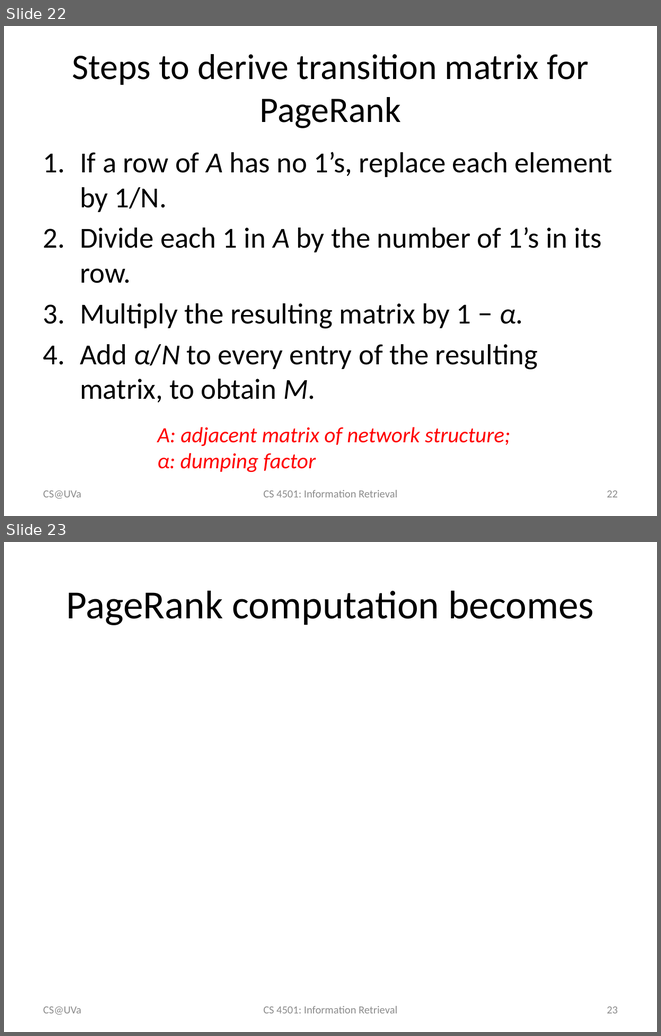
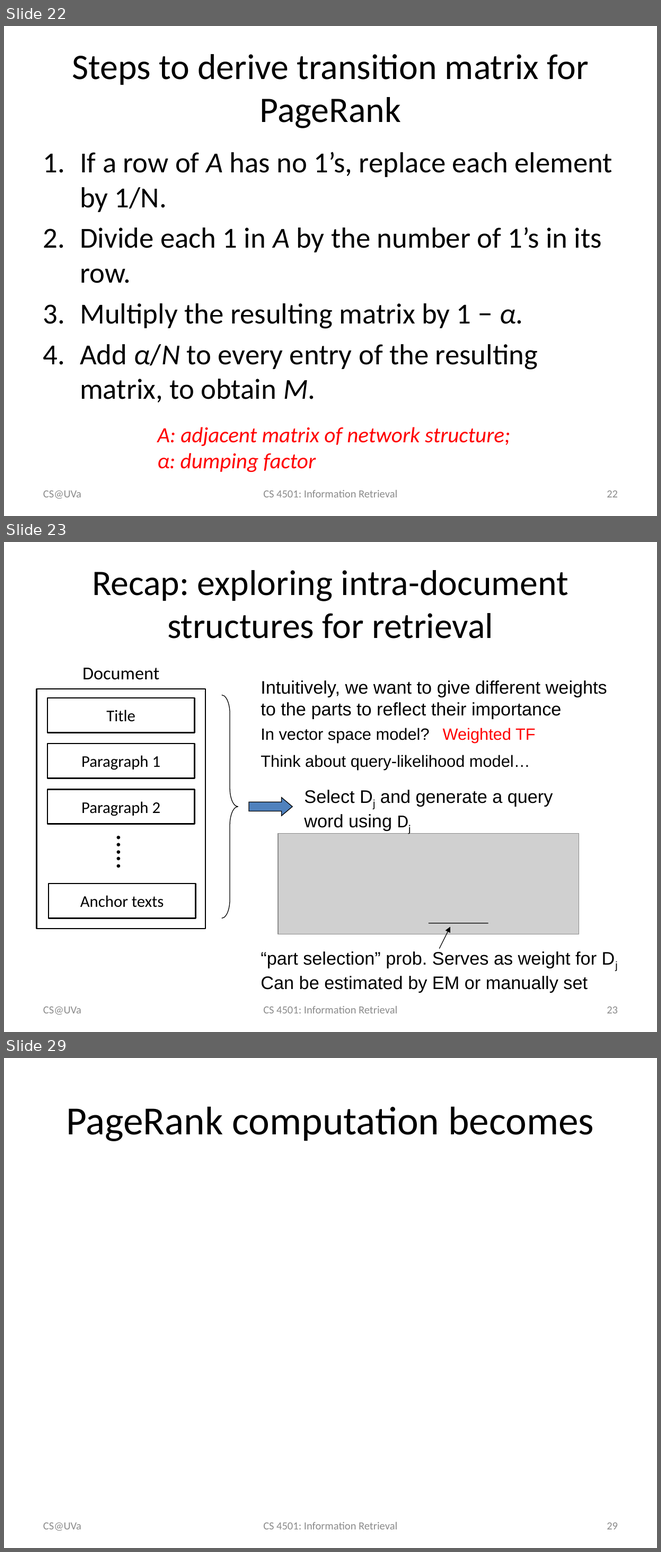
Before and after one commit to wang296/IR2015, a slide deck: docs/Link Analysis.pptx. Shown one above the other, each under a label of ours: slides 22 and 23 before the commit, slides 22, 23 and 29 after it; the slides between them are not shown. The pictures are 661x1036 and 661x1552 pixels, drawn with LibreOffice and Linux fonts; fonts in the diff are those of the drawing; grey boxes stand for pictures. Boxes give left, top, right and bottom in pixels: in the first picture for what was removed or moved away, otherwise in the second. Text is boxed around its words. In the diff, an @@ line names an element or a change of style, - is before the commit and + after.

```diff
--- a/docs/Link Analysis.pptx
+++ b/docs/Link Analysis.pptx
@@ slide 23 added at (4, 542, 657, 1032), background #FFFFFF @@
@@ title added at (92, 570, 568, 638), 39.6 pt, text #000000 @@
+Recap: exploring intra-document structures for retrieval
@@ text added at (82, 668, 159, 680), 20 pt, text #000000 @@
+Document
@@ text added at (261, 680, 607, 719), 20 pt, text #000000 @@
+Intuitively, we want to give different weights to the parts to reflect their importance
@@ rectangle added at (37, 689, 205, 928), outline #000000 1.5 pt @@
@@ rectangle added at (48, 698, 195, 733), outline #000000 1.5 pt, 18 pt, text #000000 @@
+Title
@@ right brace added at (221, 695, 238, 918), outline #000000 0.75 pt @@
@@ text added at (261, 728, 430, 743), 18 pt, text #000000 @@
+In vector space model?
@@ text added at (443, 728, 536, 743), 18 pt, text #FF0000 @@
+Weighted TF
@@ rectangle added at (48, 743, 195, 778), outline #000000 1.5 pt, 18 pt, text #000000 @@
+Paragraph 1
@@ text added at (261, 755, 530, 770), 18 pt, text #000000 @@
+Think about query-likelihood model…
@@ rectangle added at (48, 789, 195, 823), outline #000000 1.5 pt, 18 pt, text #000000 @@
+Paragraph 2
@@ text added at (304, 790, 553, 831), 20 pt, text #000000 @@
+Select Dj and generate a query word using Dj
@@ right arrow added at (249, 797, 293, 815), fill #4F81BD, outline #000000 0.75 pt @@
@@ text added at (107, 820, 149, 885), 32 pt, text #000000 @@
+…..
@@ picture added at (278, 833, 579, 934) @@
@@ rectangle added at (49, 883, 195, 918), outline #000000 1.5 pt, 18 pt, text #000000 @@
+Anchor texts
@@ line added from (429, 923) to (488, 923), #000000 0.75 pt @@
@@ arrow added from (440, 948) to (450, 927), #000000 0.75 pt @@
@@ text added at (261, 951, 597, 992), 20 pt, text #000000 @@
+“part selection” prob. Serves as weight for Dj
+Can be estimated by EM or manually set
@@ text added at (43, 1006, 81, 1014), 12 pt, text #8C8C8C @@
+CS@UVa
@@ text added at (263, 1006, 397, 1013), 12 pt, text #8C8C8C @@
+CS 4501: Information Retrieval
@@ page number added at (607, 1006, 618, 1013), 12 pt, text #8C8C8C @@
+23
@@ what was slide 23 is now slide 29 @@
@@ page number at (607, 1522, 618, 1529): text changed @@
-23
+29
```
Also in this commit, not shown: 6 other slides added, 1 other file.
